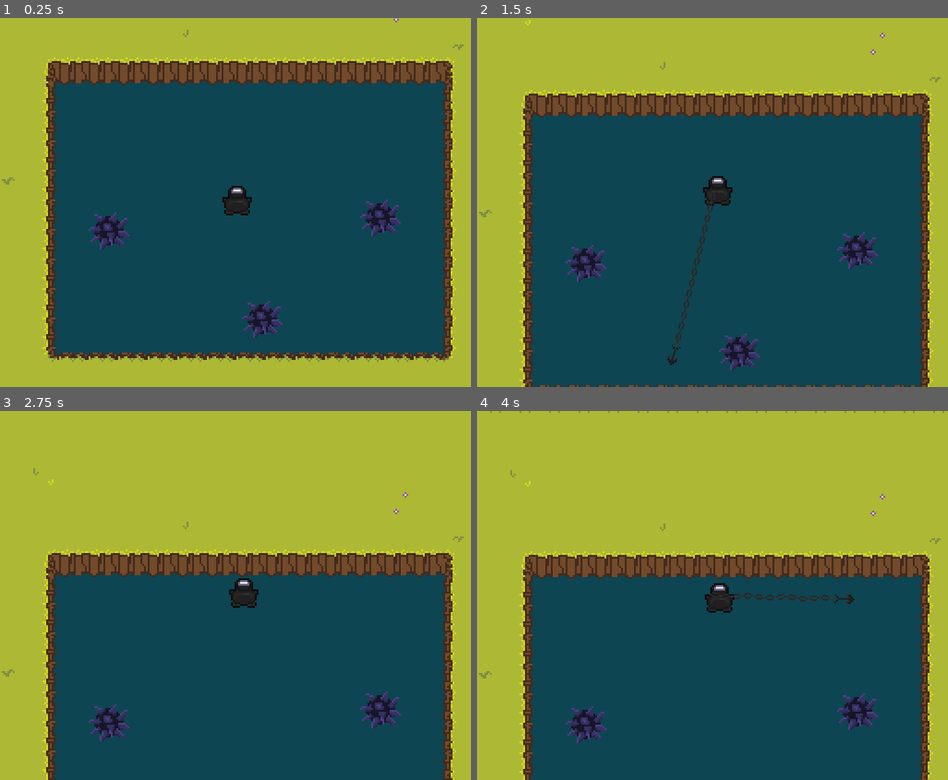
Above: before the commit, frames 1-4 (two rows, left to right).
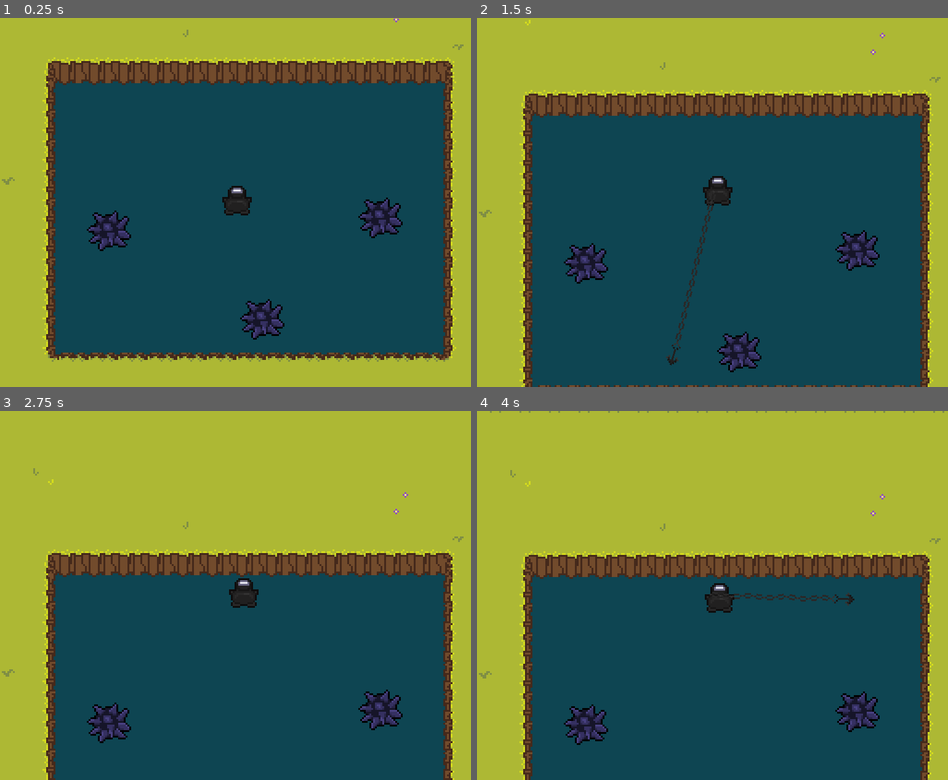
Above: after the commit, the same moments.

Repository: TeamKebab/GodotWildJam41
Game: Godot game, scene res://fishies/urchin/test.tscn
The game is run twice, just before and just after one commit, with the same random seed, the same clock (stepped at 60 frames per second) and the same inputs. This scene is started directly instead of the project's main scene. Sound files missing from this copy of the repository are replaced by a short silence.
Inputs (mouse positions are in pixels of both pictures, inside the frame that each line leads up to):
- Up to frame 1 (0.25 s): no input
- Up to frame 2 (1.5 s): tap Enter at 0.5 s; move the mouse to (688, 276) at 0.52 s; tap R at 0.6, 1.35 s; click (688, 276) at 0.67 s; move the mouse to (853, 257) at 1.27 s; click (853, 257) at 1.42 s
- Up to frame 3 (2.75 s): move the mouse to (94, 540) at 2.02 s; tap R at 2.1 s; click (94, 540) at 2.17 s
- Up to frame 4 (4 s): move the mouse to (736, 595) at 2.77 s; tap R at 2.85, 3.6 s; click (736, 595) at 2.92 s; move the mouse to (641, 503) at 3.52 s; click (641, 503) at 3.67 s

The runs differ from the first frame. In frame 1, 0.5% of the frame differs, in the area x 18-86%, y 48-88%; in frame 2, 0.5%; in frame 3, 0.3%; in frame 4, 0.3%.

Commit message:
pause game of first fish latched

Diff:
--- a/src/fishies/fishy.gd
+++ b/src/fishies/fishy.gd
@@ -1,9 +1,15 @@
 extends Area2D
 class_name Fish
 
+
+export var type := "Default"
 
 onready var sprite: Sprite = $Sprite
 
 
 func flip() -> void:
 	sprite.flip_h = not sprite.flip_h
+
+
+func hook() -> void:
+	Game.fish_hooked(type)
--- a/src/game/game.gd
+++ b/src/game/game.gd
@@ -10,8 +10,13 @@
 const main_score = preload("res://game/main_score.mp3")
 
 
+export var show_puns := true
+
+var hooked_fishes := []
+
+
 onready var scene_loader = $SceneLoader
-
+onready var popup: Popup = $CanvasLayer/Popup
 
 func _ready() -> void:
 	randomize()
@@ -27,6 +32,7 @@
 func restart() -> void:
 	play_music(main_score)
 	go_to(Scene.Start)
+	hooked_fishes = []
 
 
 func play_music(stream: AudioStream) -> void:
@@ -36,3 +42,14 @@
 
 func go_to(scene_id: int, startup_data = null) -> void:
 	scene_loader.load_scene(scene_id, startup_data)
+
+
+func fish_hooked(type: String) -> void:
+	if show_puns and not hooked_fishes.has(type):
+		hooked_fishes.append(type)
+		get_tree().paused = true
+		popup.popup_centered_minsize()
+
+
+func continue() -> void:
+	get_tree().paused = false
--- a/src/game/game.tscn
+++ b/src/game/game.tscn
@@ -1,10 +1,12 @@
-[gd_scene load_steps=4 format=2]
+[gd_scene load_steps=5 format=2]
 
 [ext_resource path="res://game/game.gd" type="Script" id=1]
 [ext_resource path="res://components/scene_loader/scene_loader.tscn" type="PackedScene" id=2]
 [ext_resource path="res://game/main_score.mp3" type="AudioStream" id=3]
+[ext_resource path="res://popups/popup.tscn" type="PackedScene" id=4]
 
 [node name="GameManager" type="Node"]
+pause_mode = 2
 script = ExtResource( 1 )
 
 [node name="SceneLoader" parent="." instance=ExtResource( 2 )]
@@ -12,3 +14,8 @@
 [node name="AudioStreamPlayer" type="AudioStreamPlayer" parent="."]
 stream = ExtResource( 3 )
 bus = "Music"
+
+[node name="CanvasLayer" type="CanvasLayer" parent="."]
+
+[node name="Popup" parent="CanvasLayer" instance=ExtResource( 4 )]
+margin_bottom = 42.5
--- a/src/main.tscn
+++ b/src/main.tscn
@@ -85,7 +85,7 @@
 curve = SubResource( 1 )
 
 [node name="Clownfish" parent="Fishies/HPath6" instance=ExtResource( 5 )]
-position = Vector2( 682.123, 0 )
+position = Vector2( 682.122, 0 )
 offset = 680.44
 loop = true
 
@@ -169,7 +169,7 @@
 curve = SubResource( 3 )
 
 [node name="Clownfish" parent="Fishies/HPath15" instance=ExtResource( 5 )]
-position = Vector2( 158.017, -0.914533 )
+position = Vector2( 158.017, -0.914531 )
 rotation = 0.00446454
 offset = 158.304
 loop = true
--- a/src/player/harpoon/states/anchor.gd
+++ b/src/player/harpoon/states/anchor.gd
@@ -6,6 +6,8 @@
 
 func enter() -> void:
 	latch_sound.play()
+	yield(latch_sound, "finished")
+	harpoon.anchored_fish.hook()
 
 
 func exit() -> void:
--- /dev/null
+++ b/src/popups/popup.gd
@@ -0,0 +1,10 @@
+extends PopupPanel
+
+
+func _ready():
+	pass
+
+
+func _on_Button_pressed():
+	hide()
+	Game.continue()
--- /dev/null
+++ b/src/popups/popup.tscn
@@ -0,0 +1,60 @@
+[gd_scene load_steps=8 format=2]
+
+[ext_resource path="res://popups/popup.gd" type="Script" id=1]
+[ext_resource path="res://fishies/clownfish/clownfish.png" type="Texture" id=2]
+[ext_resource path="res://themes/fonts/retro4_16.tres" type="DynamicFont" id=3]
+[ext_resource path="res://themes/theme.tres" type="Theme" id=4]
+
+[sub_resource type="AtlasTexture" id=4]
+atlas = ExtResource( 2 )
+region = Rect2( 0, 2, 16, 13 )
+
+[sub_resource type="StyleBoxEmpty" id=2]
+
+[sub_resource type="StyleBoxEmpty" id=3]
+
+[node name="Popup" type="PopupPanel"]
+anchor_left = 0.5
+anchor_top = 0.5
+anchor_right = 0.5
+anchor_bottom = 0.5
+margin_left = -54.0
+margin_top = -19.5
+margin_right = 54.0
+margin_bottom = 19.5
+theme = ExtResource( 4 )
+popup_exclusive = true
+script = ExtResource( 1 )
+
+[node name="VBoxContainer" type="VBoxContainer" parent="."]
+margin_left = 4.0
+margin_top = 4.0
+margin_right = 104.0
+margin_bottom = 58.0
+
+[node name="TextureRect" type="TextureRect" parent="VBoxContainer"]
+margin_left = 42.0
+margin_right = 58.0
+margin_bottom = 13.0
+size_flags_horizontal = 4
+texture = SubResource( 4 )
+
+[node name="RichTextLabel" type="RichTextLabel" parent="VBoxContainer"]
+margin_top = 17.0
+margin_right = 100.0
+margin_bottom = 31.0
+rect_min_size = Vector2( 100, 0 )
+custom_colors/default_color = Color( 0.196078, 0.203922, 0.34902, 1 )
+custom_fonts/normal_font = ExtResource( 3 )
+custom_styles/focus = SubResource( 2 )
+custom_styles/normal = SubResource( 3 )
+text = "Insert pun here"
+fit_content_height = true
+
+[node name="Button" type="Button" parent="VBoxContainer"]
+margin_top = 35.0
+margin_right = 100.0
+margin_bottom = 54.0
+text = "OK"
+
+[connection signal="pressed" from="VBoxContainer/Button" to="." method="_on_Button_pressed"]
--- /dev/null
+++ b/src/themes/button_normal.tres
@@ -0,0 +1,15 @@
+[gd_resource type="StyleBoxTexture" load_steps=3 format=2]
+
+[ext_resource path="res://themes/panel.png" type="Texture" id=1]
+
+[sub_resource type="AtlasTexture" id=1]
+atlas = ExtResource( 1 )
+region = Rect2( 0, 0, 16, 16 )
+
+[resource]
+texture = SubResource( 1 )
+region_rect = Rect2( 0, 0, 16, 16 )
+margin_left = 3.0
+margin_right = 3.0
+margin_top = 3.0
+margin_bottom = 3.0
--- /dev/null
+++ b/src/themes/button_pressed.tres
@@ -0,0 +1,15 @@
+[gd_resource type="StyleBoxTexture" load_steps=3 format=2]
+
+[ext_resource path="res://themes/panel.png" type="Texture" id=1]
+
+[sub_resource type="AtlasTexture" id=4]
+atlas = ExtResource( 1 )
+region = Rect2( 16, 0, 16, 16 )
+
+[resource]
+texture = SubResource( 4 )
+region_rect = Rect2( 0, 0, 16, 16 )
+margin_left = 3.0
+margin_right = 3.0
+margin_top = 3.0
+margin_bottom = 3.0
--- /dev/null
+++ b/src/themes/fonts/retro4_16.tres
@@ -0,0 +1,6 @@
+[gd_resource type="DynamicFont" load_steps=2 format=2]
+
+[ext_resource path="res://themes/fonts/Retro4.ttf" type="DynamicFontData" id=1]
+
+[resource]
+font_data = ExtResource( 1 )
--- /dev/null
+++ b/src/themes/panel.tres
@@ -0,0 +1,15 @@
+[gd_resource type="StyleBoxTexture" load_steps=3 format=2]
+
+[ext_resource path="res://themes/panel.png" type="Texture" id=1]
+
+[sub_resource type="AtlasTexture" id=5]
+atlas = ExtResource( 1 )
+region = Rect2( 32, 0, 16, 16 )
+
+[resource]
+texture = SubResource( 5 )
+region_rect = Rect2( 0, 0, 16, 16 )
+margin_left = 4.0
+margin_right = 4.0
+margin_top = 4.0
+margin_bottom = 4.0
--- /dev/null
+++ b/src/themes/theme.tres
@@ -0,0 +1,18 @@
+[gd_resource type="Theme" load_steps=6 format=2]
+
+[ext_resource path="res://themes/fonts/retro4_16.tres" type="DynamicFont" id=1]
+[ext_resource path="res://themes/panel.tres" type="StyleBox" id=2]
+[ext_resource path="res://themes/button_pressed.tres" type="StyleBox" id=3]
+[ext_resource path="res://themes/button_normal.tres" type="StyleBox" id=4]
+
+[sub_resource type="StyleBoxEmpty" id=1]
+
+[resource]
+default_font = ExtResource( 1 )
+Button/styles/focus = SubResource( 1 )
+Button/styles/hover = ExtResource( 4 )
+Button/styles/normal = ExtResource( 4 )
+Button/styles/pressed = ExtResource( 3 )
+Panel/styles/panel = ExtResource( 2 )
+PanelContainer/styles/panel = ExtResource( 2 )
+PopupPanel/styles/panel = ExtResource( 2 )
Binary file changed: src/fishies/urchin/urhcin.png
Binary file added: src/themes/fonts/Retro2.ttf
Binary file added: src/themes/fonts/Retro4.ttf
Binary file added: src/themes/fonts/Retro5.ttf
Binary file added: src/themes/panel.png
Not shown, added: src/themes/panel.png.import
